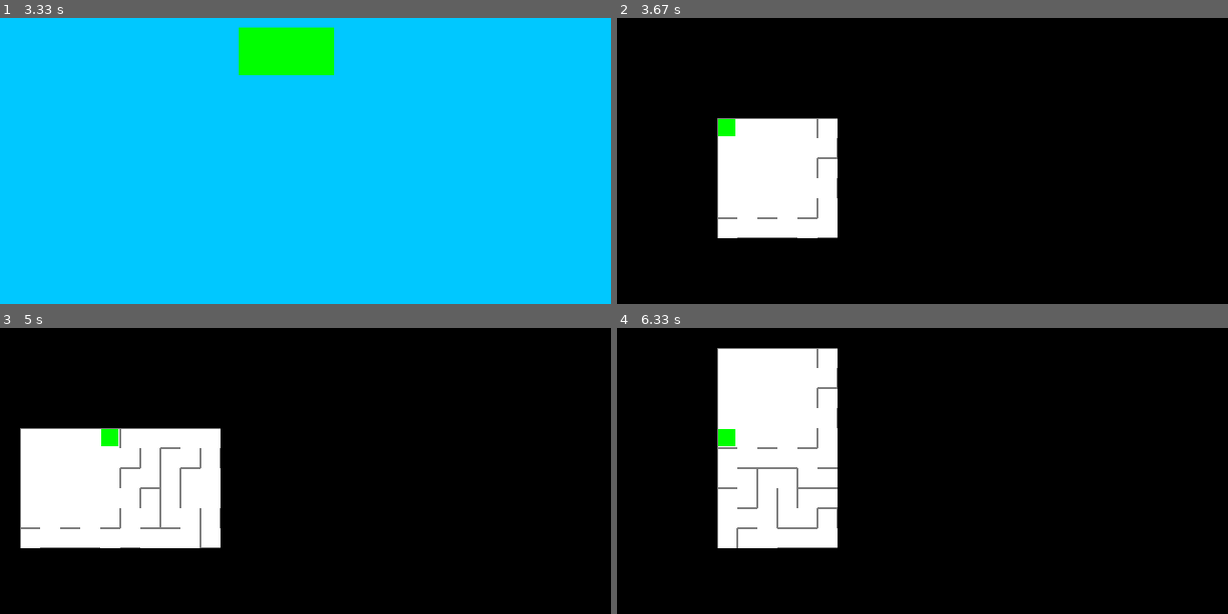
Above: before the commit, frames 1-4 (two rows, left to right).
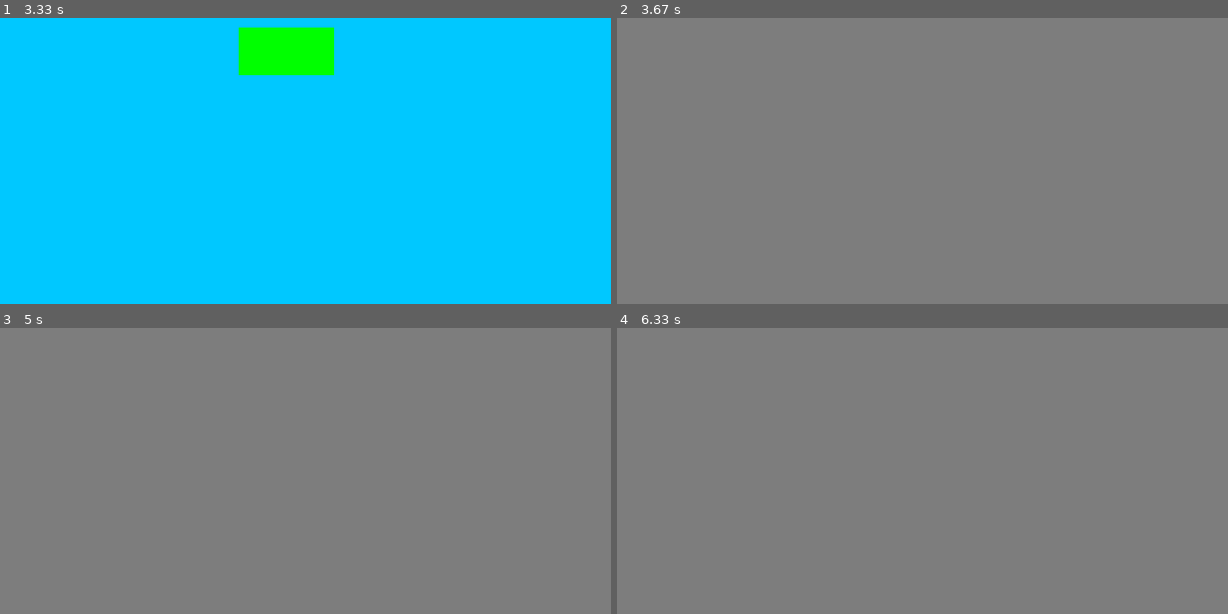
Above: after the commit, the same moments.

Repository: MartinRB45534/Escape
Game: pygame game, started from testsouris.py
Same seed, same stepped clock (60 frames per second), same inputs: the game is played once before the commit and once after it.
Inputs (mouse positions are in pixels of both pictures, inside the frame that each line leads up to):
- Up to frame 1 (3.33 s): no input
- Up to frame 2 (3.67 s): click (904, 52) at 3.53 s
- Up to frame 3 (5 s): tap Space at 3.8 s; hold Up 4.13-4.6 s; hold Right from 4.63 s (still down)
- Up to frame 4 (6.33 s): release Right at 5.27 s; hold Down 5.3-5.77 s; hold Left 5.8-6.27 s; hold Right from 6.3 s (still down)

Frame 1 is identical in both runs. In frame 2, 100% of the frame differs, in the area x 0-100%, y 0-100%; in frame 3, 99%; in frame 4, 99%.

Commit message:
Ajout de l'objet Affichage

Diff:
--- /dev/null
+++ b/Affichage.py
@@ -0,0 +1,190 @@
+import pygame
+from Labyrinthe import *
+from Joueur import *
+from Constantes import *
+from Patern import *
+from Monstres import *
+from Potion import *
+from Evenement import *
+from Animation import *
+
+class Affichage:
+    def __init__(self,screen,mode_affichage,LARGEUR_CASE,LARGEUR_MUR):
+        #surface ou l'on dessine
+        self.screen=screen
+
+        self.mode_affichage=mode_affichage
+        #constantes
+        self.LARGEUR_MUR=LARGEUR_MUR
+        self.LARGEUR_CASE=LARGEUR_CASE
+        #liste des animations
+        self.animations=[]
+    def dessine_frame(self,joueur,labyrinthe,entitees,evenements):
+        """
+        Fonction qui dessine une frame
+        Entrées:
+            -Le joueur
+            -le Labyrinthe
+            -Les entitées
+            -Les événements
+        Sorties:
+            -rien
+        """
+        self.reset_screen()
+        if self.mode_affichage==distance_max:
+            self.distance_max(joueur,labyrinthe,entitees,evenements)
+        else:
+            print("le mode d'affichage selectionnée est incorrect")
+    def distance_max(self,joueur,labyrinthe,entitees,evenements):
+        """
+        Fonction qui dessine une frame avec la méthode de la distance maximum
+        Entrées:
+            -Le joueur
+            -le Labyrinthe
+            -Les entitées
+            -Les événements
+        Sorties:
+            -rien
+        """
+        #récuoérer constantes
+        largeur_vue=joueur.largeur_vue
+        hauteur_vue=joueur.hauteur_vue
+
+        joueur_x,joueur_y,position_x,position_y,min_x,max_x,min_y,max_y=self.getConstantes(joueur.getPosition(),[0,0],largeur_vue,hauteur_vue)
+
+        position_joueur=[joueur_x,joueur_y]
+        #récuperer vue joueur
+        vue, position_vue = labyrinthe.construire_vue(position_joueur,largeur_vue,hauteur_vue)
+        #récupérer mat vue visible joueur
+        #on ne veut pas que le résolveur trouve de solution on veut juste qu'il explore la matrice
+        resolveur = Resolveur(vue,largeur_vue,hauteur_vue,-1,-1,joueur_x-position_vue[0],joueur_y-position_vue[1],"Profondeur")
+
+        mat_exploree=resolveur.resolution_en_largeur_distance_limitée(False,False,False,True,11)
+        #dire au lab d'afficher la matrice correspondante
+        labyrinthe.dessine_toi(self.screen,position_joueur,[0,0],position_vue,largeur_vue,hauteur_vue,self.mode_affichage,self.LARGEUR_CASE,self.LARGEUR_MUR,mat_exploree)
+        #afficher les entitées
+        self.dessine_entitees(entitees,position_joueur,mat_exploree,position_vue,[0,0])
+        #afficher les animations
+        self.dessine_animations(position_joueur,largeur_vue,hauteur_vue)
+        #on supprime les animations qui ont expirées
+        self.supprime_animations()
+    def getConstantes(self,position_joueur,position_screen,largeur,hauteur):
+        """
+        Fonction qui génère les constantes nécessaires au fonctionnement de l'affichage
+        Entrées:
+            -la position du joueur
+            -la position que l'on prend pour 0,0 sur l'écran (ex: un décalage de 20px sur la droite se traduit par (x+20,y))
+            -la largeur en cases
+            -la hauteur en cases
+        """
+        joueur_x = position_joueur[0]
+        joueur_y = position_joueur[1]
+
+        position_x=position_screen[0]
+        position_y=position_screen[1]
+
+        min_x=joueur_x-largeur//2
+        max_x=joueur_x+largeur-largeur//2
+
+        min_y=joueur_y-hauteur//2
+        max_y=joueur_y+hauteur-hauteur//2
+
+        return joueur_x,joueur_y,position_x,position_y,min_x,max_x,min_y,max_y
+
+    def dessine_entitees(self,entitees,position_joueur,mat_exploree,position_vue,position_screen):
+        """
+        Fonction qui dessine les entitees
+        Entrées:
+            -les entitees a dessiner
+            -la position du joueur
+            -la matrice explorée
+            -la position de la vue dans le labyrinthe
+            -la position du labyrinthe dans la fenetre
+        """
+        if entitees!=None:
+            for entitee in entitees:
+                x=entitee.getPosition()[0]-position_vue[0]
+                y=entitee.getPosition()[1]-position_vue[1]
+
+                if not(x>len(mat_exploree)-1 or x<0 or y>len(mat_exploree[0])-1 or y<0):
+                    if mat_exploree[x][y]:
+                        entitee.dessine_toi(self.screen,[x,y],self.LARGEUR_CASE,self.LARGEUR_MUR,position_screen)
+
+    def ajout_animation(self,position_anim,type_anim,temps,radius):
+        """
+        Fonction qui ajoute une animation a exécuter
+        Entrées:
+            -position de l'animation en cases
+            -le type de l'animation:
+                -0=>Attaque 'classique'
+            -le temps que l'animation va prendre
+            -le radius en cases
+        """
+        new_animation=None
+        if type_anim==0:
+            #la position en pixels sera déterminée que lorsque
+            #qu'on voudra la dessiner
+            new_animation=Attaque(temps,position_anim,radius,self.screen)
+        else:
+            print("le type d'animation choisi est invalide")
+
+        if new_animation!=None:
+            self.animations.append(new_animation)
+
+    def dessine_animations(self,position_joueur,largeur_vue,hauteur_vue):
+        """
+        Fonction qui dessine les animations
+        Entrées:
+            -la position du joueur
+            -la largeur de la vue
+            -la hauteur de la vue
+        """
+        for animation in self.animations:
+            position_lab_anim=animation.getPosition()
+            if self.est_dans_vue(position_lab_anim,position_joueur,largeur_vue,hauteur_vue):
+                position_anim_x=(self.LARGEUR_CASE+self.LARGEUR_MUR)*(position_lab_anim[0]-position_joueur[0]+largeur_vue//2)+round((self.LARGEUR_CASE+self.LARGEUR_MUR)*0.5)
+                position_anim_y=(self.LARGEUR_CASE+self.LARGEUR_MUR)*(position_lab_anim[1]-position_joueur[1]+hauteur_vue//2)+round((self.LARGEUR_CASE+self.LARGEUR_MUR)*0.5)
+
+                position_anim=[position_anim_x,position_anim_y]
+
+                animation.setPosition(position_anim)
+            else:
+                animation.setPosition(None)
+    def supprime_animations(self):
+        """
+        Fonction qui supprime les animations qui sont fini
+        """
+        anims_tmps=[self.animations[i] for i in range(0,len(self.animations))]
+        nbSup=0
+
+        for i in range(0,len(anims_tmps)):
+            if anims_tmps[i].execute():
+                self.animations.pop(i-nbSup)
+                nbSup+=1
+
+    def est_dans_vue(self,position,joueur_position,largeur_vue,hauteur_vue):
+        """
+        Fonction qui détermine si l'entitee est en vue du joueur
+        Entrées:
+            -la position de l'entitée
+            -la position du jouer
+            -la largeur de la vue
+            -la hauteur de la vue
+        Sorties:
+            -un booléen indiquant si l'entitée est en vue
+        """
+        joueur_x=joueur_position[0]
+        joueur_y=joueur_position[1]
+
+        min_x=joueur_x-largeur_vue//2
+        max_x=joueur_x+largeur_vue-largeur_vue//2
+
+        min_y=joueur_y-hauteur_vue//2
+        max_y=joueur_y+hauteur_vue-hauteur_vue//2
+
+        return (position[0]>=min_x and position[0]<max_x)and(position[1]>=min_y and position[1]<max_y)
+    def reset_screen(self):
+        """
+        Fonction qui "réinitialise la surface"
+        """
+        self.screen.fill((125,125,125))
--- a/Agissant.py
+++ b/Agissant.py
@@ -49,3 +49,5 @@
         return self.largeur_vue
     def getHauteurVue(self):
         return self.hauteur_vue
+    def getRadius(self):
+        return self.radius
--- a/Animation.py
+++ b/Animation.py
@@ -2,13 +2,35 @@
 from Evenement import *
 
 class Animation(Evenement):
-    def __init__(self,temps_restant,position,radius,surface):
+    def __init__(self,temps_restant,position_lab,radius,surface):
         self.temps_restant=temps_restant
         self.temps_initial=temps_restant
-        self.position=position
+        self.position_lab=position_lab
+        self.position_pixel=None
         #radius est en pixels
         self.radius_max=radius
         self.surface=surface
+    def setPosition(self,new_position):
+        self.position_pixel=new_position
+    def getPosition(self):
+        return self.position_lab
+    def setRadius(self,new_radius):
+        self.radius=new_radius
+    def getRadius(self):
+        return self.radius
+    def execute(self):
+        """
+        Fonction qui exécute un tic de l'animation(1 frame = 1 tic)
+        Entrées:
+            Rien
+        Sorties:
+            un booléen indiquant si l'animation est fini
+        """
+        self.temps_restant-=1
+        if self.position_pixel!=None:
+            #on exécute l'animation
+            self.action()
+        return (self.temps_restant<=0)
 
 class Attaque(Animation):
     def action(self):
@@ -20,4 +42,4 @@
             Rien
         """
         radius=int(self.radius_max*(self.temps_initial/(self.temps_initial+self.temps_restant)))
-        pygame.draw.circle(self.surface,(194,54,22),self.position,radius,1)
+        pygame.draw.circle(self.surface,(194,54,22),self.position_pixel,radius,1)
--- a/Labyrinthe.py
+++ b/Labyrinthe.py
@@ -79,20 +79,20 @@
 
         return win
 
-    def dessine_toi(self,screen,position_joueur,entitees,position_screen,largeur,hauteur,mode_affichage,LARGEUR_CASE,LARGEUR_MUR):
-
+    def dessine_toi(self,screen,position_joueur,position_screen,position_vue,largeur,hauteur,mode_affichage,LARGEUR_CASE,LARGEUR_MUR,mat_exploree):
         """
         Fonction qui dessine le labyrinthe sur l'écran
         Entrées:
             l'écran, la surface sur laquelle on dessine(objet pygame)
             la position du joueur
-            les entitées autres que le joueur a dessiner (ex les monstres)
             la position que l'on prend pour 0,0 sur l'écran (ex: un décalage de 20px sur la droite se traduit par (x+20,y))
+            la position de la vue dans le labyrinthe
             la largeur en cases
             la hauteur en cases
             le mode d'affichage
             la largueur des cases
             la largeur des murs
+            la matrice explorée
         Sorties:
             Rien
         """
@@ -134,12 +134,6 @@
 
             min_y=joueur_y-hauteur//2
             max_y=joueur_y+hauteur-hauteur//2
-
-            vue, position_vue = self.construire_vue(position_joueur,largeur,hauteur)
-            #on ne veut pas que le résolveur trouve de solution on veut juste qu'il explore la matrice
-            resolveur = Resolveur(vue,largeur,hauteur,-1,-1,joueur_x-position_vue[0],joueur_y-position_vue[1],"Profondeur")
-
-            mat_exploree=resolveur.resolution(False,False,False,True)
 
             for x in range(min_x,max_x):
                 for y in range(min_y,max_y):
@@ -150,7 +144,6 @@
                 position_y=position_screen[1]
                 position_x+=self.tailleCase+self.tailleMur
 
-            self.affichage_entitees(entitees,mat_exploree,position_vue,screen,largeur,hauteur,LARGEUR_CASE,LARGEUR_MUR,position_screen)
         elif mode_affichage == distance_max :
             joueur_x = position_joueur[0]
             joueur_y = position_joueur[1]
@@ -163,12 +156,6 @@
 
             min_y=joueur_y-hauteur//2
             max_y=joueur_y+hauteur-hauteur//2
-
-            vue, position_vue = self.construire_vue(position_joueur,largeur,hauteur)
-            #on ne veut pas que le résolveur trouve de solution on veut juste qu'il explore la matrice
-            resolveur = Resolveur(vue,largeur,hauteur,-1,-1,joueur_x-position_vue[0],joueur_y-position_vue[1])
-
-            mat_exploree=resolveur.resolution_en_largeur_distance_limitée(False,False,False,True,11)
 
             for x in range(min_x,max_x):
                 for y in range(min_y,max_y):
@@ -179,7 +166,7 @@
                 position_y=position_screen[1]
                 position_x+=self.tailleCase+self.tailleMur
 
-            self.affichage_entitees(entitees,mat_exploree,position_vue,screen,largeur,hauteur,LARGEUR_CASE,LARGEUR_MUR,position_screen)
+
         elif mode_affichage == aveugle :
             self.dessine_case(screen,position_joueur,position_screen,largeur,hauteur,position_joueur)
 
--- a/Murs.py
+++ b/Murs.py
@@ -5,7 +5,7 @@
     def __init__(self,etat,tailleMur):
         self.etat = etat
         self.tailleMur = tailleMur
-    def dessine_toi(self,screen,case_x,case_y,tailleCase,direction,couleur=(125,125,125)):
+    def dessine_toi(self,screen,case_x,case_y,tailleCase,direction,couleur=(0,0,0)):
         """
         Fonction qui dessine l'objet
             l'écran, la surface sur laquelle on dessine(objet pygame)
--- a/Niveau.py
+++ b/Niveau.py
@@ -11,6 +11,7 @@
 from Meute import *
 from Evenement import *
 from Animation import *
+from Affichage import *
 
 class Niveau:
     def __init__(self,difficulté,mode_affichage):
@@ -105,6 +106,9 @@
         #événements
         self.evenements=[]
 
+        #objet d'affichage
+        self.affichage=Affichage(self.screen,self.mode_affichage,self.LARGEUR_CASE,self.LARGEUR_MUR)
+
         #texte de fin
         font = pygame.font.SysFont(None, 72)
         self.textWin = font.render("Vous avez gagné!! \(^o^)/", True, (128, 0, 0))
@@ -205,42 +209,6 @@
             self.joueur.va_vers_la_gauche()
         elif keys[pygame.K_SPACE]:
             self.joueur.attaque()
-
-    def ajout_anim_attaque(self,position_entitee):
-        """
-        Fonction qui ajoute un ajoute une animation d'attaque a la pile d'événements
-        Entrées:
-            -la position de l'entitée
-        Sorties:
-            Rien
-        """
-        if self.est_dans_vue(position_entitee):
-            radius=(self.LARGEUR_CASE+self.LARGEUR_MUR)*2
-            position_anim_x=(self.LARGEUR_CASE+self.LARGEUR_MUR)*(position_entitee[0]-self.joueur.getPosition()[0]+self.joueur.largeur_vue//2)
-            position_anim_y=(self.LARGEUR_CASE+self.LARGEUR_MUR)*(position_entitee[1]-self.joueur.getPosition()[1]+self.joueur.hauteur_vue//2)
-
-            position_anim=[position_anim_x,position_anim_y]
-            self.evenements.append(Attaque(10,position_anim,radius,self.screen))
-    def est_dans_vue(self,position):
-        """
-        Fonction qui détermine si l'entitee est en vue du joueur
-        Entrées:
-            -la position de l'entitée
-        Sorties:
-            -un booléen indiquant si l'entitée est en vue
-        """
-        joueur_position=self.joueur.getPosition()
-
-        joueur_x=joueur_position[0]
-        joueur_y=joueur_position[1]
-
-        min_x=joueur_x-self.joueur.largeur_vue//2
-        max_x=joueur_x+self.joueur.largeur_vue-self.joueur.largeur_vue//2
-
-        min_y=joueur_y-self.joueur.hauteur_vue//2
-        max_y=joueur_y+self.joueur.hauteur_vue-self.joueur.hauteur_vue//2
-
-        return (position[0]>=min_x and position[0]<max_x)and(position[1]>=min_y and position[1]<max_y)
 
 
     def actions_entitees(self):
@@ -383,7 +351,7 @@
                             for evenement in nouveaux_evenements :
                                 self.evenements.append(evenement)
         elif id_action==ATTAQUER:
-            self.ajout_anim_attaque(agissant.getPosition())
+            self.affichage.ajout_animation(agissant.getPosition(),0,3,agissant.getRadius()*(self.LARGEUR_CASE+self.LARGEUR_MUR))
             succes=self.collision.tentative_attaque(agissant,self.entitees)
         return succes
 
@@ -402,6 +370,8 @@
         """
         Fonction qui redessine l'entièreté de l'écran
         """
+        self.affichage.dessine_frame(self.joueur,self.lab,self.entitees,self.evenements)
+        """
         entitees=[]
 
         for monstre in self.monstres:
@@ -410,3 +380,4 @@
         self.screen.fill((0,0,0))
         self.lab.dessine_toi(self.screen,self.joueur.position,entitees,self.position_screen,self.joueur.largeur_vue,self.joueur.hauteur_vue,self.mode_affichage,self.LARGEUR_CASE,self.LARGEUR_MUR)
         self.joueur.dessine_toi(self.screen,(self.joueur.largeur_vue//2,self.joueur.hauteur_vue//2),self.LARGEUR_CASE,self.LARGEUR_MUR,self.position_screen)
+        """
--- /dev/null
+++ b/Stats.py
@@ -0,0 +1,17 @@
+class Stats:
+
+    def __init__(self,force,hauteur_vue,largeur_vue,points_de_vie):
+        self.force = force
+        self.hauteur_vue = hauteur_vue
+        self.largeur_vue = largeur_vue
+        self.points_de_vie = points_de_vie
+
+    def change_force(self,bonus_force):
+        self.force += bonus_force
+
+    def change_vue(self,bonus_hauteur_vue,bonus_largeur_vue):
+        self.hauteur_vue += bonus_hauteur_vue
+        self.largeur_vue += bonus_largeur_vue
+
+    def dégats(self,dégats):
+        self.points_de_vie -= dégats
